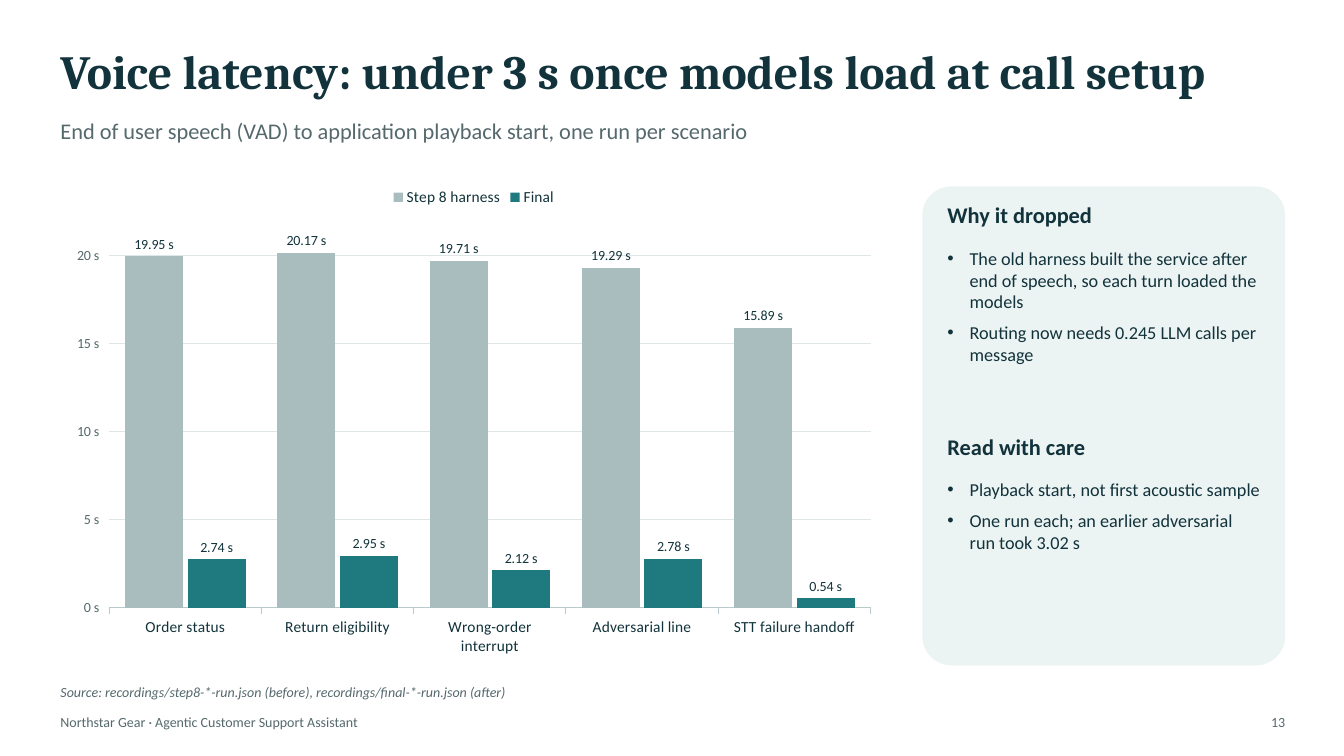
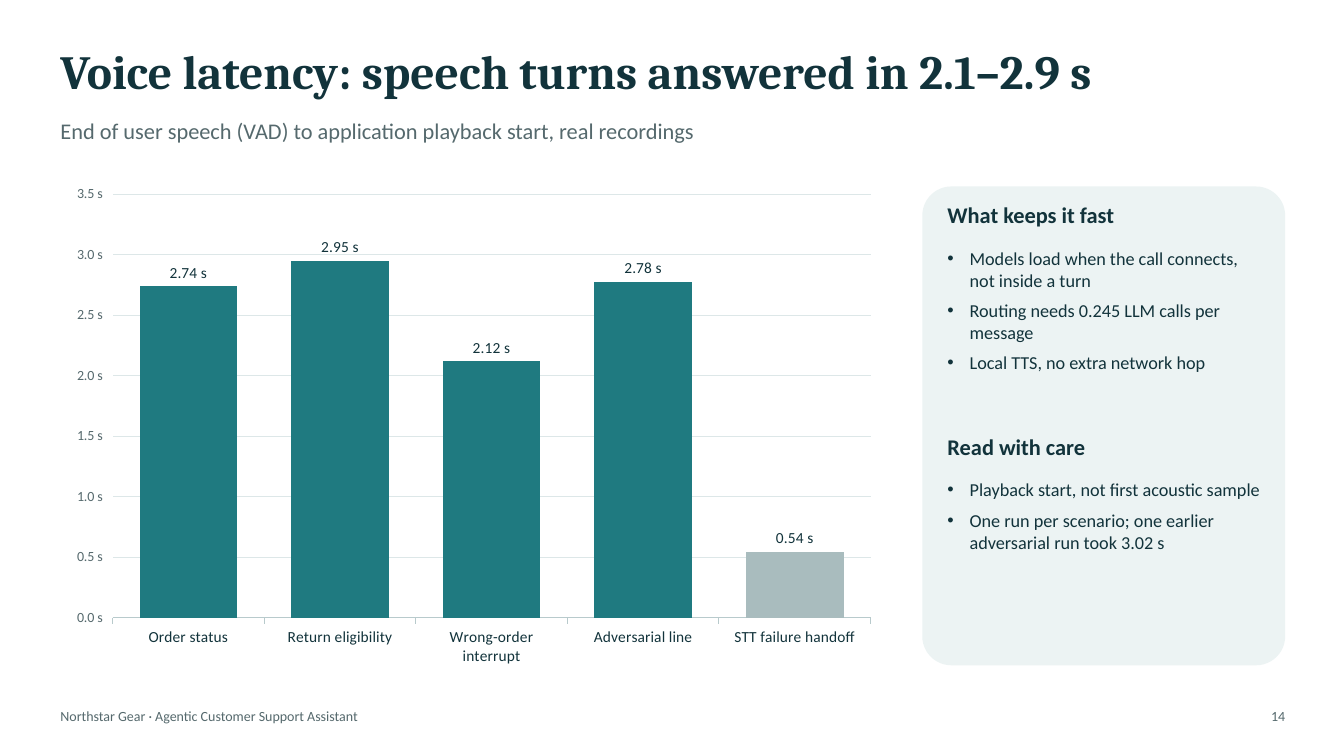
Before and after one commit to amit253/Agentic-Customer-Support-Assistant, a slide deck: slide 14 of presentation/agentic-customer-support.pptx (slide 13 before the commit). Drawn at 1344x756 pixels with LibreOffice and Linux fonts; fonts in the diff are those of the drawing. Boxes give left, top, right and bottom in pixels: in the first picture for what was removed or moved away, otherwise in the second. Text is boxed around its words. In the diff, an @@ line names an element or a change of style, - is before the commit and + after.

```diff
--- a/presentation/agentic-customer-support.pptx
+++ b/presentation/agentic-customer-support.pptx
@@ text at box(60, 56, 1091, 100): text changed @@
-Voice latency: under 3 s once models load at call setup
+Voice latency: speech turns answered in 2.1–2.9 s
@@ text at box(60, 123, 694, 143): text changed @@
-End of user speech (VAD) to application playback start, one run per scenario
+End of user speech (VAD) to application playback start, real recordings
@@ column chart at box(60, 176, 887, 676) @@
-Step 8 harness: 19.95, 20.17, 19.71, 19.29, 15.89
+Series 1: 2.74, 2.95, 2.12, 2.78, 0.54
@@ colour of Series 1 #A9BCBE to #1F7A80 @@
@@ data labels of Series 1 changed @@
@@ colours of single points changed @@
-Final: 2.74, 2.95, 2.12, 2.78, 0.54
@@ legend changed @@
@@ value axis changed @@
@@ column chart: place and size @@
-column chart at box(60, 176, 887, 665)
+column chart at box(60, 176, 887, 676)
@@ text at box(947, 207, 1114, 227): text changed @@
-Why it dropped
+What keeps it fast
@@ text at box(970, 252, 1238, 372): text changed @@
-• The old harness built the service after end of speech, so each turn loaded the models
-• Routing now needs 0.245 LLM calls per message
+• Models load when the call connects, not inside a turn
+• Routing needs 0.245 LLM calls per message
+• Local TTS, no extra network hop
@@ text at box(970, 514, 1214, 549): text changed @@
-• One run each; an earlier adversarial run took 3.02 s
+• One run per scenario; one earlier adversarial run took 3.02 s
@@ text removed at box(60, 687, 505, 700) @@
-Source: recordings/step8-*-run.json (before), recordings/final-*-run.json (after)
@@ text "Northstar Gear · Agentic Customer ...": place and size @@
-text "Northstar Gear · Agentic Customer ..." at box(60, 717, 358, 730)
+text "Northstar Gear · Agentic Customer ..." at box(60, 711, 358, 724)
@@ text removed at box(1271, 718, 1285, 727) @@
-13
@@ text added at box(1271, 712, 1285, 721), 10 pt, text #55696D @@
+14
```
Also in this commit, not shown: 15 other slides changed, 2 slides added, 1 slide removed, 4 other files.
